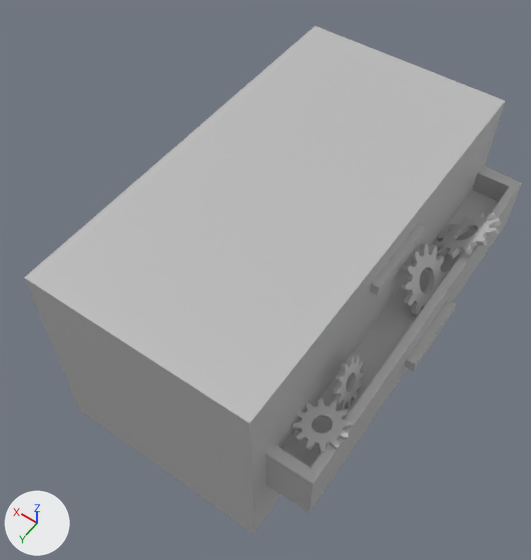
The FBX model Assets/FBX/A3D_Comptoir_de_stockage_.fbx: old version first, new version second.
Before and after are seen from a camera (50 mm lens) standing at (-0.117, -0.27, 0.383) and looking at (0.174, -0.678, -0.259). Every picture has the same lights, and +X, +Y and +Z are marked at lower left. Where no turn or scale is listed for an object, it has been applied to the vertices.
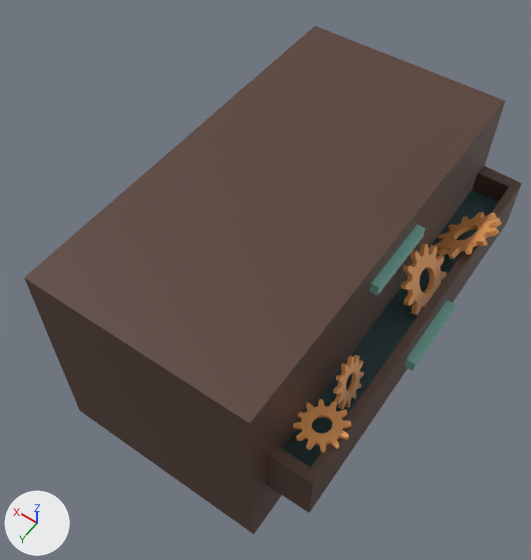
What differs and where, as boxes [x1, y1, x2, y2] in the pictures (531 x 560 px):
part 1 of me_mesh, recoloured (grey to cyan): [370, 224, 456, 371] in both
part 2 of me_mesh, recoloured (grey to brown): [401, 212, 502, 315] in both
part 3 of me_mesh, recoloured (grey to brown): [293, 355, 364, 453] in both
part 4 of me_mesh, recoloured (grey to brown): [472, 150, 521, 202] in both
part 5 of me_mesh, recoloured (grey to brown): [24, 26, 522, 533] in both
part 6 of me_mesh, recoloured (grey to brown): [25, 279, 313, 534] in both
part 7 of me_mesh, recoloured: [283, 190, 498, 468] in both

What changed in the scene script:
```text
Add mat_lambert34:
    mat_lambert34 = principled_material('lambert34')
    mat_lambert34.base_color = (0.82, 0.356, 0.111)  # orange #eaa15e
Add mat_lambert32:
    mat_lambert32 = principled_material('lambert32')
    mat_lambert32.base_color = (0.094, 0.0477, 0.0337)  # brown #563e33
Add mat_lambert38:
    mat_lambert38 = principled_material('lambert38')
    mat_lambert38.base_color = (0.0232, 0.0636, 0.067)  # dark cyan #2a4749
Add mat_lambert33:
    mat_lambert33 = principled_material('lambert33')
    mat_lambert33.base_color = (0.211, 0.5, 0.433)  # cyan #7fbcb0
Change me_mesh:
    where me_mesh.from_pydata(...)  # 1299 vertices, 760 faces; spans x -0.156..0.156, y -0.238..0.238, z -0.123..0.123
    used by ob_pcube203; location = (0.138, -0.712, -0.254)
    me_mesh part 1: 8 of the faces centred in x -0.153..-0.095, y -0.045..0.047, z 0.005..0.098 switch from mat_lambert6 (grey #bcbcbc) to mat_lambert33 (cyan #7fbcb0)
    me_mesh part 2: 360 of the faces centred in x -0.154..-0.096, y -0.153..0.002, z 0.003..0.068 switch from mat_lambert6 (grey #bcbcbc) to mat_lambert34 (orange #eaa15e)
    me_mesh part 3: 360 of the faces centred in x -0.147..-0.095, y 0.087..0.193, z 0.01..0.06 switch from mat_lambert6 (grey #bcbcbc) to mat_lambert34 (orange #eaa15e)
    me_mesh part 4: 10 of the faces centred in x -0.122..0.032, y -0.238..-0.208, z -0.059..0.1 switch from mat_lambert6 (grey #bcbcbc) to mat_lambert32 (brown #563e34)
    me_mesh part 5: 9 of the faces centred in x -0.143..0.031, y -0.003..0.0, z -0.075..0.123 switch from mat_lambert6 (grey #bcbcbc) to mat_lambert32 (brown #563e34)
    me_mesh part 6: 8 of the faces centred in x -0.12..0.071, y 0.206..0.238, z -0.041..0.1 switch from mat_lambert6 (grey #bcbcbc) to mat_lambert32 (brown #563e34)
    me_mesh part 7: the 1 face centred in x -0.114, y -0.001, z 0.012 switches from mat_lambert6 (grey #bcbcbc) to mat_lambert38 (dark cyan #2a4749)
    add me_mesh.materials.append(mat_lambert38)  # dark cyan #2a4749
```
